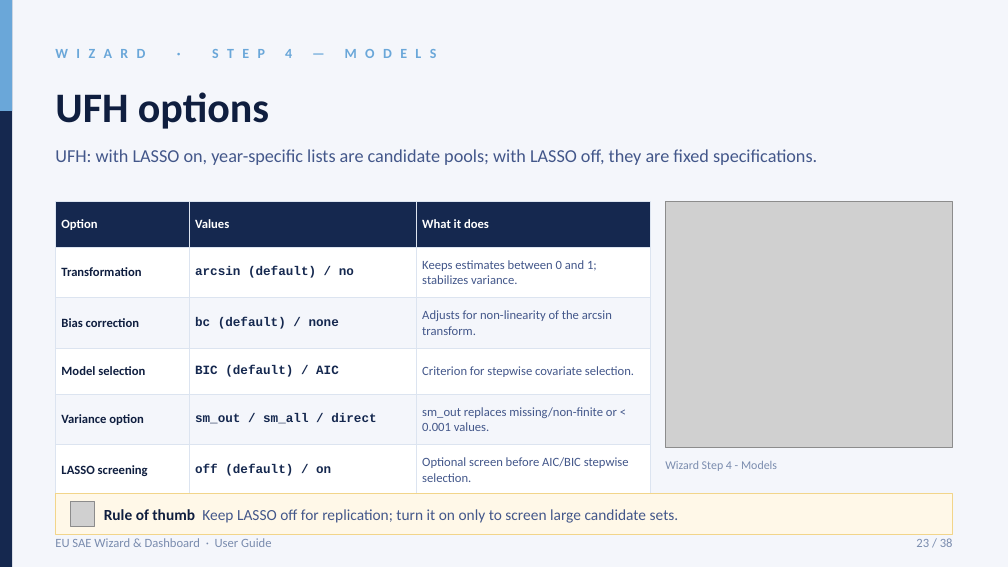
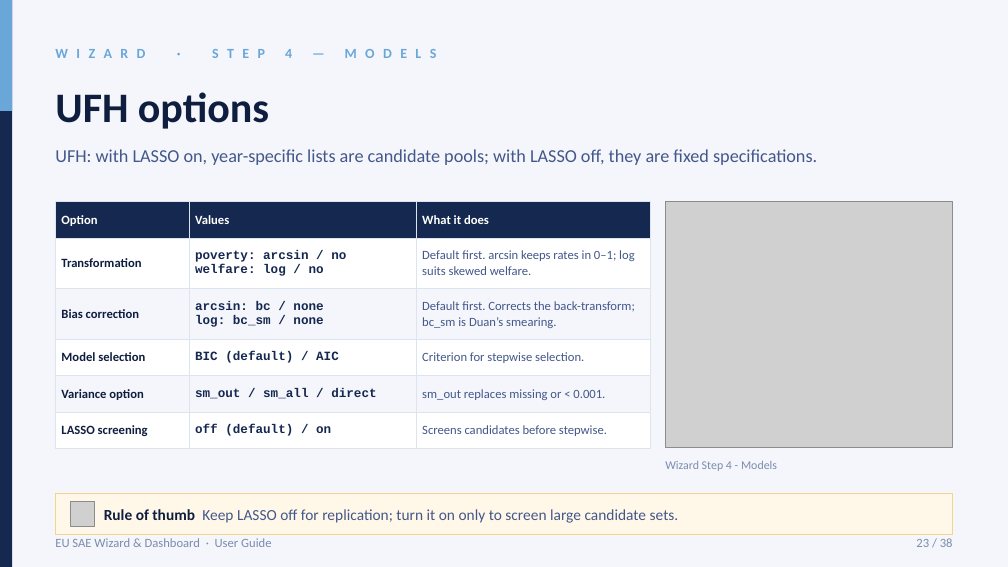
Before and after one commit to Noboyoshida227/eu-sae-application, a slide deck: slide 23 of docs/instructions/EU_SAE_User_Guide_5_2_0_rc_6_wizard_5_11.pptx. Drawn at 1008x567 pixels with LibreOffice and Linux fonts; fonts in the diff are those of the drawing; grey boxes stand for pictures. Boxes give left, top, right and bottom in pixels: in the first picture for what was removed or moved away, otherwise in the second. Text is boxed around its words. In the diff, an @@ line names an element or a change of style, - is before the commit and + after.

```diff
--- a/docs/instructions/EU_SAE_User_Guide_5_2_0_rc_6_wizard_5_11.pptx
+++ b/docs/instructions/EU_SAE_User_Guide_5_2_0_rc_6_wizard_5_11.pptx
@@ table at (x1=55, y1=202, x2=650, y2=474) @@
-row 2, column 2: arcsin (default) / no
+row 2, column 2: poverty: arcsin / no / welfare: log / no
-row 2, column 3: Keeps estimates between 0 and 1; stabilizes variance.
+row 2, column 3: Default first. arcsin keeps rates in 0–1; log suits skewed welfare.
-row 3, column 2: bc (default) / none
+row 3, column 2: arcsin: bc / none / log: bc_sm / none
-row 3, column 3: Adjusts for non-linearity of the arcsin transform.
+row 3, column 3: Default first. Corrects the back-transform; bc_sm is Duan’s smearing.
-row 4, column 3: Criterion for stepwise covariate selection.
+row 4, column 3: Criterion for stepwise selection.
-row 5, column 3: sm_out replaces missing/non-finite or < 0.001 values.
+row 5, column 3: sm_out replaces missing or < 0.001.
-row 6, column 3: Optional screen before AIC/BIC stepwise selection.
+row 6, column 3: Screens candidates before stepwise.
```
Also in this commit, not shown: 6 other slides changed, 11 other files.
